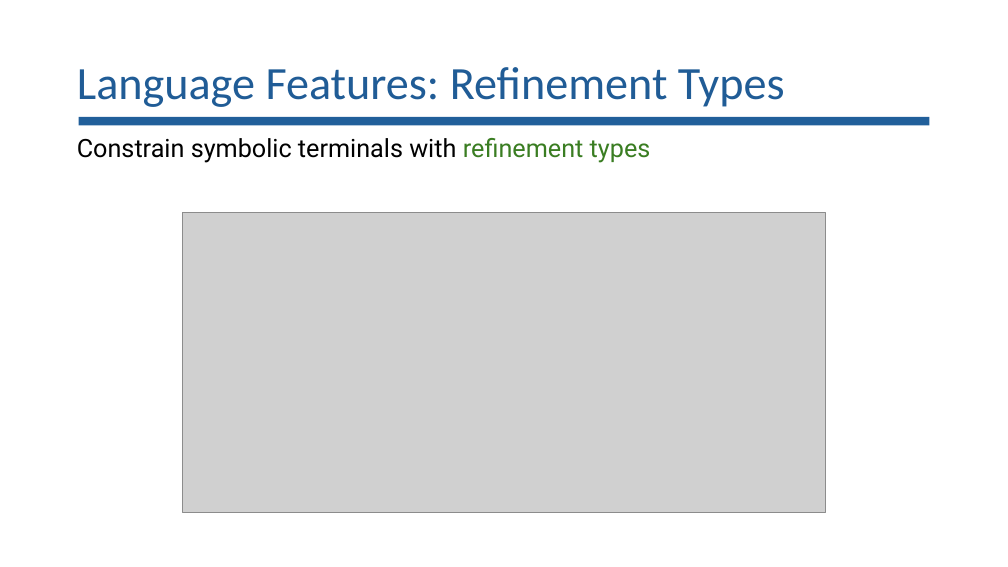
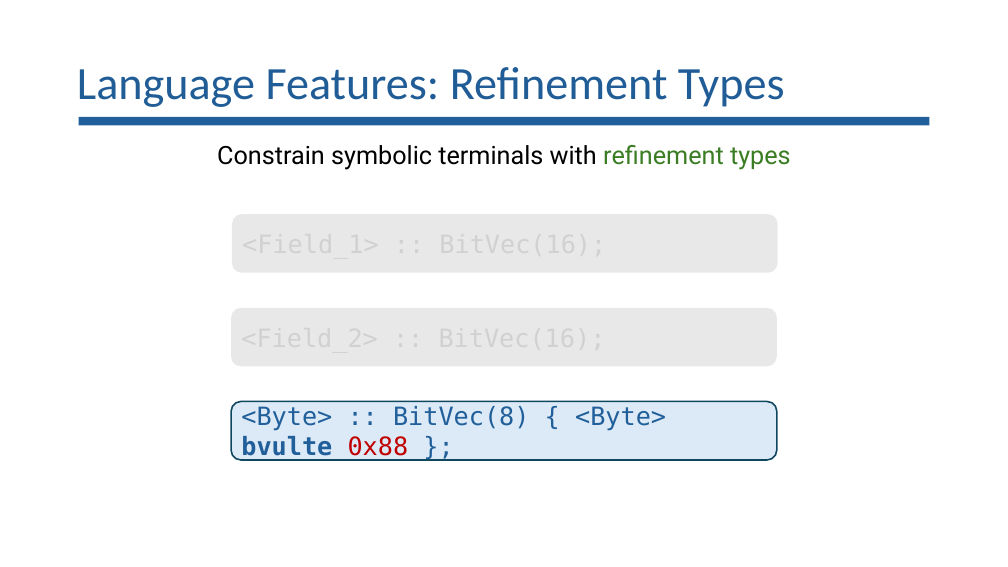
Before and after one commit to lorchrob/goblin_slides, a slide deck: slide 35 of goblin_slides.pptx. Drawn at 1008x567 pixels with LibreOffice and Linux fonts; fonts in the diff are those of the drawing; grey boxes stand for pictures. Boxes give left, top, right and bottom in pixels: in the first picture for what was removed or moved away, otherwise in the second. Text is boxed around its words. In the diff, an @@ line names an element or a change of style, - is before the commit and + after.

```diff
--- a/goblin_slides.pptx
+++ b/goblin_slides.pptx
@@ text "Constrain symbolic terminals with refinement ...": place and size @@
-text "Constrain symbolic terminals with refinement ..." at [77,138,651,163]
+text "Constrain symbolic terminals with refinement ..." at [217,145,791,170]
@@ text "Constrain symbolic terminals with refinement ..." at [217,145,791,170]: alignment left to centre @@
@@ picture removed at [183,212,826,513] @@
@@ rounded rectangle added at [232,214,778,272], fill #E8E8E8 @@
@@ rounded rectangle added at [231,308,777,366], fill #E8E8E8 @@
@@ rounded rectangle added at [231,402,777,460], fill #DCEAF7, outline #104760 1.5 pt, 24 pt, text #215F9A @@
+<Byte> :: BitVec(8) { <Byte> bvulte 0x88 };
```
Also in this commit, not shown: 10 other slides changed, 1 slide added.
